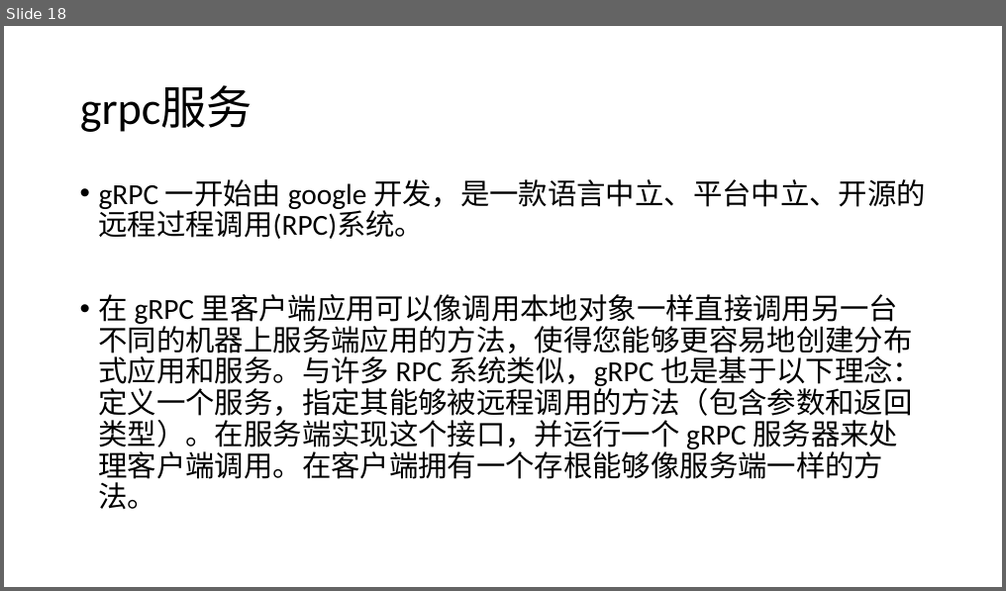
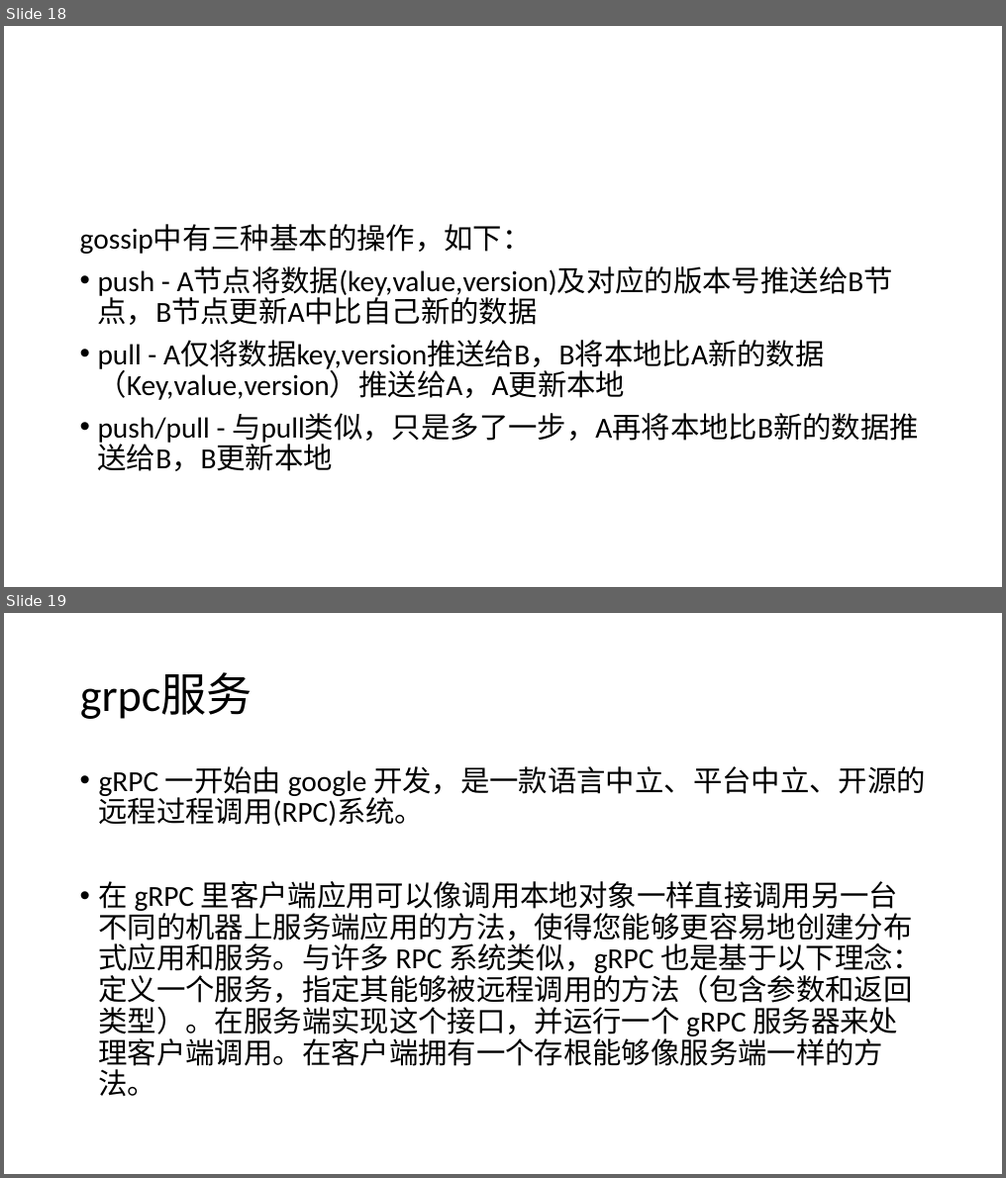
Before and after one commit to db1600800/fabric, a slide deck: 区块链基础概念.ppt. Shown one above the other, each under a label of ours: slide 18 before the commit, slides 18 and 19 after it. The pictures are 1006x591 and 1006x1178 pixels, drawn with LibreOffice and Linux fonts; fonts in the diff are those of the drawing. Boxes give left, top, right and bottom in pixels: in the first picture for what was removed or moved away, otherwise in the second. Text is boxed around its words. In the diff, an @@ line names an element or a change of style, - is before the commit and + after.

```diff
--- a/区块链基础概念.ppt
+++ b/区块链基础概念.ppt
@@ slide 18 added at [4,26,1002,587], background #FFFFFF @@
@@ text added at [80,225,919,472], 28 pt, text #000000 @@
+gossip中有三种基本的操作，如下：
+• push - A节点将数据(key,value,version)及对应的版本号推送给B节点，B节点更新A中比自己新的数据
+• pull - A仅将数据key,version推送给B，B将本地比A新的数据（Key,value,version）推送给A，A更新本地
+• push/pull - 与pull类似，只是多了一步，A再将本地比B新的数据推送给B，B更新本地
@@ what was slide 18 is now slide 19 @@
```
Also in this commit, not shown: 1 slide changed, 1 other slide added, 1 slide removed.
